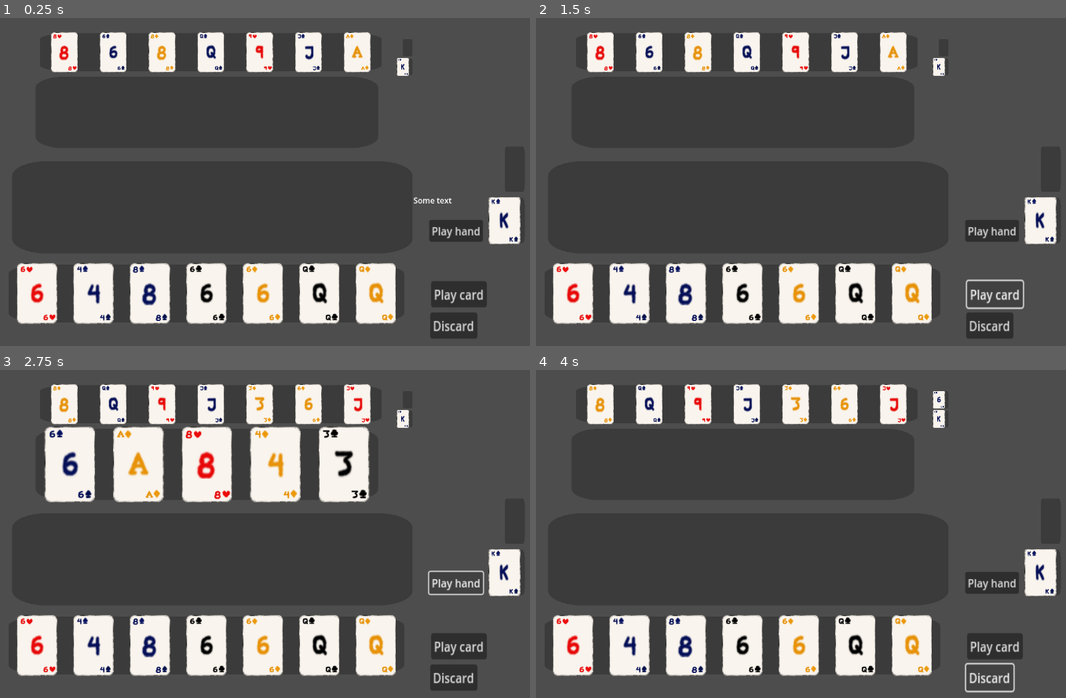
Above: before the commit, frames 1-4 (two rows, left to right).
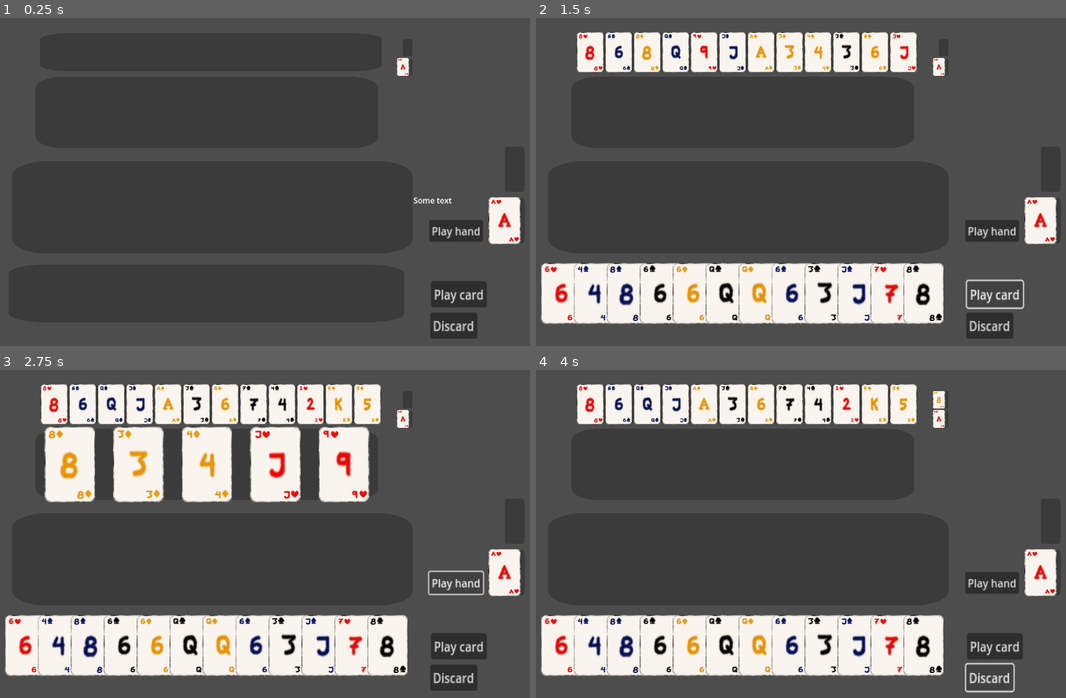
Above: after the commit, the same moments.

Repository: T33py/CardGame
Game: Godot game, scene res://TestScene.tscn
Same seed, same stepped clock (60 frames per second), same inputs: the game is played once before the commit and once after it.
Inputs:
- Up to frame 1 (0.25 s): no input
- Up to frame 2 (1.5 s): click "Play card" at 0.5 s; click "Play card" at 1.25 s
- Up to frame 3 (2.75 s): click "Play hand" at 2 s
- Up to frame 4 (4 s): click "Play hand" at 2.75 s; click "Discard" at 3.5 s

The runs differ from the first frame. In frame 1, 14% of the frame differs, in the area x 3-99%, y 4-94%; in frame 2, 13%; in frame 3, 14%; in frame 4, 13%.

Commit message:
Got dragging of cards implemented

Diff:
--- a/Cards/Card.gd
+++ b/Cards/Card.gd
@@ -3,9 +3,13 @@
 
 enum Suits  { Hearts, Diamonds, Clubs, Spades, }
 enum Values { Ace, One, Two, Three, Four, Five, Six, Seven, Eight, Nine, Ten, Jack, Queen, King, }
+enum States { InDeck, Discarded, InHand, InField, Moving }
 signal card_clicked(card: Card)
 signal mouse_hovers(card: Card)
 signal mouse_stopped_hovering(card: Card)
+signal picked_up(card: Card)
+var emitted_picked_up = false
+signal put_down(card: Card)
 
 var colors = {
 	Suits.Hearts: Color("ec0808"),
@@ -48,6 +52,8 @@
 
 @export var my_suit : Suits = Suits.Hearts
 @export var my_value: Values = Values.Ace
+var my_state: States = States.InDeck
+var remembered_state: States = States.InDeck
 
 var current_center_pattern
 var current_top_left_corner_value
@@ -63,7 +69,7 @@
 
 # Called when the node enters the scene tree for the first time.
 func _ready():
-	print("new card")
+#	print("new card")
 	end_of_drag_return_position = position
 	content = find_child("Content", false)
 	top_left_corner = content.find_child("TopLeftCorner", false)
@@ -88,7 +94,7 @@
 	if may_be_dragged:
 		not_click_timer += delta
 		if not_click_timer >= not_click_delay:
-			global_position = get_global_mouse_position()
+			being_dragged()
 	return
 
 func set_suit(suit: Suits):
@@ -158,13 +164,27 @@
 	return
 
 
+func being_dragged():
+	if !emitted_picked_up:
+		picked_up.emit(self)
+		emitted_picked_up = true
+	if my_state != States.Moving:
+		remembered_state = my_state
+		my_state = States.Moving
+	global_position = get_global_mouse_position()
+	return
+
 func end_of_being_dragged():
 	if not may_be_dragged:
 		return
 
 	may_be_dragged = false
 	global_position = end_of_drag_return_position
+	my_state = remembered_state
+	emitted_picked_up = false
 	not_click_timer = 0
+
+	put_down.emit(self)
 	return
 
 func _on_area_2d_mouse_entered():
--- a/Cards/CardDisplayArea.gd
+++ b/Cards/CardDisplayArea.gd
@@ -46,11 +46,12 @@
 
 	for i in range(segments):
 		var card = cards[i]
+		card.z_index = z_index + 1 + i
 		var card_height = card.get_height() * card.global_scale.y
 		card.scale *= target_height / card_height
 
 		# place card at left border in the middle of its interval at interval 'i'
-		var offset = left_border + ((interval * 0.5 + interval * i) * card_distance_modifier)# + (card_distance_offset/global_scale.x * i)
+		var offset = left_border + ((interval * 0.5 + interval * i) * card_distance_modifier) + (card_distance_offset/global_scale.x * i)
 		card.global_position = Vector2(offset, global_position.y)
 
 
--- a/Cards/Deck.gd
+++ b/Cards/Deck.gd
@@ -9,11 +9,18 @@
 
 @export var card_template: PackedScene
 @export var default: Defaults = Defaults.Default52
+var cards_to_set_up = []
+var deck_ready = false
 var all_cards: Array[Card] = []
 var cards: Array[Card] = []
 var cards_display: CardDisplayArea
 var discards: Array[Card] = []
 var discards_display:CardDisplayArea
+var do_things_later: DoThingsLater
+
+var currently_picked_up_card: Card = null
+var clear_currently_picked_up_card = false
+var pickup_clear_next = 0
 
 var random = RandomNumberGenerator.new()
 
@@ -25,6 +32,7 @@
 	discards_display = find_child("DiscardsDisplayArea", false)
 	discards_display.card_distance_modifier = 0
 	discards_display.card_distance_offset = 5
+	do_things_later = find_child("DoThingsLater", false)
 
 	setup_default_deck()
 	return # Replace with function body.
@@ -56,9 +64,48 @@
 func add_card(card: Card):
 	if card == null:
 		return
+	card.picked_up.connect(on_card_picked_up)
+#	card.put_down.connect(on_card_put_down)
+	card.put_down.connect(on_card_put_down)
+#	print("connected signals of " + str(card))
 	all_cards.append(card)
 	cards.append(card)
 	cards_display.place_card(card)
+	return
+
+func remove_card(card: Card):
+	if card == null:
+		return
+
+	print("REMOVE " + str(card) + " FROM DECK")
+	card.picked_up.disconnect(on_card_picked_up)
+	card.put_down.disconnect(on_card_put_down)
+	cards_display.remove_card(card)
+	remove_from_list(card, all_cards)
+	remove_from_list(card, cards)
+	return
+
+func on_card_picked_up(card: Card):
+	print("on card picked up " + str(card))
+	if card == null:
+		return
+	if currently_picked_up_card == null:
+		currently_picked_up_card = card
+		print("picked up " + str(card))
+		return
+
+	if currently_picked_up_card.z_index < card.z_index:
+		currently_picked_up_card.end_of_being_dragged()
+		currently_picked_up_card = card
+		print("picked up " + str(currently_picked_up_card))
+	else:
+		card.end_of_being_dragged()
+	return
+
+func on_card_put_down(card: Card):
+	print("on card put down " + str(card))
+	if card == null:
+		return
 	return
 
 func setup_default_deck():
@@ -75,14 +122,32 @@
 func setup_default52():
 	for suit in suits:
 		for value in values:
-			var card  = card_template.instantiate() as Card
-			add_child(card)
-			card.global_scale.x = 1
-			card.global_scale.y = 1
-			print(str(card))
-			add_card(card)
-			card.visible = true
-			print("Making: " + str(value) + " of " + str(suit))
-			card.set_suit(suit)
-			card.set_value(value)
+			cards_to_set_up.append([suit, value])
+	do_things_later.add_thing_to_do_each_frame(setup_next_playing_card)
 	return
+
+func setup_next_playing_card():
+	if len(cards_to_set_up) == 0:
+		do_things_later.remove_thing_to_do_each_frame(setup_next_playing_card)
+		deck_ready = true
+		return
+	var suit = cards_to_set_up[0][0]
+	var value = cards_to_set_up[0][1]
+	var card  = card_template.instantiate() as Card
+	add_child(card)
+	card.global_scale.x = 1
+	card.global_scale.y = 1
+	card.visible = true
+#			print("Making: " + str(value) + " of " + str(suit))
+	card.set_suit(suit)
+	card.set_value(value)
+	add_card(card)
+	cards_to_set_up.remove_at(0)
+	return
+
+func remove_from_list(item, list: Array):
+	for i in range(len(list)):
+		if list[i] == item:
+			list.remove_at(i)
+			break
+	return
--- a/Cards/Deck.tscn
+++ b/Cards/Deck.tscn
@@ -1,9 +1,10 @@
-[gd_scene load_steps=5 format=3 uid="uid://diaxixmrj6t2t"]
+[gd_scene load_steps=6 format=3 uid="uid://diaxixmrj6t2t"]
 
 [ext_resource type="Script" path="res://Cards/Deck.gd" id="1_jn2pq"]
 [ext_resource type="PackedScene" uid="uid://dvpn0452oidu1" path="res://Cards/Card.tscn" id="2_84ayr"]
 [ext_resource type="Texture2D" uid="uid://8ujeu6jiqytt" path="res://Art/UIArt/BG.png" id="3_mjgrq"]
 [ext_resource type="Script" path="res://Cards/CardDisplayArea.gd" id="4_r1abr"]
+[ext_resource type="PackedScene" uid="uid://ck8csy0t2wprb" path="res://Util/DoThingsLater.tscn" id="5_n6hyd"]
 
 [node name="Deck" type="Node2D"]
 script = ExtResource("1_jn2pq")
@@ -19,3 +20,5 @@
 position = Vector2(2, -1230)
 texture = ExtResource("3_mjgrq")
 script = ExtResource("4_r1abr")
+
+[node name="DoThingsLater" parent="." instance=ExtResource("5_n6hyd")]
--- a/Cards/Hand.gd
+++ b/Cards/Hand.gd
@@ -29,6 +29,8 @@
 
 func draw_random_card():
 	if deck != null:
+		if not deck.deck_ready:
+			return
 		if len(deck.cards) == 0:
 			return
 		var card: Card = deck.draw_random()
@@ -72,7 +74,7 @@
 	if len(cards_being_hovered) == 0:
 		return
 
-	print(cards_being_hovered)
+	print("hand " + str(cards_being_hovered))
 
 	for card in cards_being_hovered:
 		card.change_focused(false)
@@ -125,8 +127,8 @@
 		card = selected_card
 	if card == null:
 		return false
-#	print("Play card from hand")
-#	print("  " + str(card))
+	print("Play card from hand")
+	print("  " + str(card))
 
 	if play_area.play_card(card):
 		selected_card = null
@@ -152,12 +154,16 @@
 		if cards[c] == card:
 			cards.remove_at(c)
 			break
-	for c in range(len(cards_being_hovered)):
-		if cards[c] == card:
-			cards.remove_at(c)
-			break
 	card.disconnect("mouse_hovers", _player_hovers_over_card)
 	card.disconnect("mouse_stopped_hovering", _player_no_longer_hovers_over_card)
 	card.disconnect("card_clicked", _select_card)
 	display_area.remove_card(card)
+	remove_from_list(card, cards_being_hovered)
 	return
+
+func remove_from_list(item, list: Array):
+	for i in range(len(list)):
+		if list[i] == item:
+			list.remove_at(i)
+			break
+	return
--- a/Cards/Hand.tscn
+++ b/Cards/Hand.tscn
@@ -6,6 +6,7 @@
 
 [node name="Hand" type="Node2D"]
 script = ExtResource("1_352qs")
+base_handsize = 12
 
 [node name="DisplayArea" type="Sprite2D" parent="."]
 modulate = Color(0.14902, 0.14902, 0.14902, 0.443137)
--- a/Cards/PlayArea.gd
+++ b/Cards/PlayArea.gd
@@ -1,6 +1,9 @@
 extends Node2D
 class_name PlayArea
 
+signal currently_hovered
+signal no_longer_hovered
+signal lmb_up
 signal card_played
 signal hand_played
 
@@ -12,6 +15,7 @@
 var cards: Array[Card] = []
 var cards_being_hovered: Array[Card] = []
 var selected_card: Card = null
+var hovered = false
 
 # Called when the node enters the scene tree for the first time.
 func _ready():
@@ -25,6 +29,7 @@
 	return
 
 func play_card(card: Card)-> bool:
+	cards_being_hovered.clear()
 	if len(cards) >= number_of_cards_to_allow:
 		return false
 	cards.append(card)
@@ -36,6 +41,7 @@
 
 func play_hand():
 	hand_played.emit()
+	cards_being_hovered.clear()
 	return
 
 func clear():
@@ -94,3 +100,34 @@
 func _on_play_hand_pressed():
 	play_hand()
 	return
+
+
+func _on_area_2d_mouse_entered():
+	print("hovers pa")
+	hovered = true
+	currently_hovered.emit()
+	return
+
+
+func _on_area_2d_mouse_exited():
+	hovered = false
+	no_longer_hovered.emit()
+	return
+
+
+func _on_area_2d_input_event(viewport, event, shape_idx):
+	if event is InputEventMouseButton:
+		if hovered:
+			if event.button_index == MOUSE_BUTTON_LEFT and not event.pressed:
+				lmb_up.emit()
+		if event.button_index == MOUSE_BUTTON_LEFT and not event.pressed:
+			print("lmb up")
+	pass # Replace with function body.
+
+
+func remove_from_list(item, list: Array):
+	for i in range(len(list)):
+		if list[i] == item:
+			list.remove_at(i)
+			break
+	return
--- a/Cards/PlayArea.tscn
+++ b/Cards/PlayArea.tscn
@@ -1,8 +1,11 @@
-[gd_scene load_steps=4 format=3 uid="uid://bsj58duurpo3t"]
+[gd_scene load_steps=5 format=3 uid="uid://bsj58duurpo3t"]
 
 [ext_resource type="Script" path="res://Cards/PlayArea.gd" id="1_4gv8r"]
 [ext_resource type="Texture2D" uid="uid://8ujeu6jiqytt" path="res://Art/UIArt/BG.png" id="2_qy15m"]
 [ext_resource type="Script" path="res://Cards/CardDisplayArea.gd" id="3_8jc4v"]
+
+[sub_resource type="RectangleShape2D" id="RectangleShape2D_qiu6q"]
+size = Vector2(1922, 823)
 
 [node name="PlayArea" type="Node2D"]
 script = ExtResource("1_4gv8r")
@@ -11,3 +14,13 @@
 modulate = Color(0.14902, 0.14902, 0.14902, 0.443137)
 texture = ExtResource("2_qy15m")
 script = ExtResource("3_8jc4v")
+
+[node name="Area2D" type="Area2D" parent="."]
+
+[node name="CollisionShape2D" type="CollisionShape2D" parent="Area2D"]
+position = Vector2(1, -129.5)
+shape = SubResource("RectangleShape2D_qiu6q")
+
+[connection signal="input_event" from="Area2D" to="." method="_on_area_2d_input_event"]
+[connection signal="mouse_entered" from="Area2D" to="." method="_on_area_2d_mouse_entered"]
+[connection signal="mouse_exited" from="Area2D" to="." method="_on_area_2d_mouse_exited"]
--- /dev/null
+++ b/Player/Player.gd
@@ -0,0 +1,28 @@
+extends Node2D
+class_name Player
+
+@export var deck: Deck
+@export var hand: Hand
+@export var playarea: PlayArea
+
+# Called when the node enters the scene tree for the first time.
+func _ready():
+	playarea.lmb_up.connect(on_playarea_lmb_up)
+	pass # Replace with function body.
+
+
+# Called every frame. 'delta' is the elapsed time since the previous frame.
+func _process(delta):
+	pass
+
+func on_playarea_lmb_up():
+	var card = deck.currently_picked_up_card
+	print("try to play " + str(card))
+	if card == null:
+		return
+	if card not in hand.cards:
+		return
+
+	card.end_of_being_dragged()
+	hand.play_card(card)
+	return
--- /dev/null
+++ b/Player/Player.tscn
@@ -0,0 +1,6 @@
+[gd_scene load_steps=2 format=3 uid="uid://cbag0cl0xkr4y"]
+
+[ext_resource type="Script" path="res://Player/Player.gd" id="1_tpfm3"]
+
+[node name="Player" type="Node2D"]
+script = ExtResource("1_tpfm3")
--- a/TestScene.tscn
+++ b/TestScene.tscn
@@ -6,6 +6,7 @@
 [ext_resource type="PackedScene" uid="uid://bsj58duurpo3t" path="res://Cards/PlayArea.tscn" id="4_wl3in"]
 [ext_resource type="PackedScene" uid="uid://8gp6cu7uxu77" path="res://Util/HandPlayedTracker.tscn" id="5_tgm0c"]
 [ext_resource type="PackedScene" uid="uid://4rfawuf8j7rb" path="res://AI/BasicAI.tscn" id="6_dwy8h"]
+[ext_resource type="PackedScene" uid="uid://cbag0cl0xkr4y" path="res://Player/Player.tscn" id="7_2nne3"]
 
 [node name="TestScene" type="Node2D"]
 
@@ -14,18 +15,6 @@
 ai = NodePath("../BasicAI")
 player_play_area = NodePath("../PlayArea")
 ai_play_area = NodePath("../AIPlayArea")
-
-[node name="Hand" parent="." node_paths=PackedStringArray("deck", "play_area") instance=ExtResource("2_dh85x")]
-position = Vector2(483, 563)
-scale = Vector2(0.419673, 0.108841)
-deck = NodePath("../Deck")
-play_area = NodePath("../PlayArea")
-selected_card_y_offset = 200
-
-[node name="PlayArea" parent="." node_paths=PackedStringArray("deck") instance=ExtResource("4_wl3in")]
-position = Vector2(495, 387)
-scale = Vector2(0.424793, 0.174878)
-deck = NodePath("../Deck")
 
 [node name="PlayCardButton" type="Button" parent="."]
 offset_left = 941.0
@@ -75,6 +64,23 @@
 position = Vector2(893, 100)
 scale = Vector2(0.00996584, 0.0319674)
 
+[node name="Player" parent="." node_paths=PackedStringArray("deck", "hand", "playarea") instance=ExtResource("7_2nne3")]
+deck = NodePath("../Deck")
+hand = NodePath("../Hand")
+playarea = NodePath("../PlayArea")
+
+[node name="PlayArea" parent="." node_paths=PackedStringArray("deck") instance=ExtResource("4_wl3in")]
+position = Vector2(495, 387)
+scale = Vector2(0.424793, 0.174878)
+deck = NodePath("../Deck")
+
+[node name="Hand" parent="." node_paths=PackedStringArray("deck", "play_area") instance=ExtResource("2_dh85x")]
+position = Vector2(483, 563)
+scale = Vector2(0.419673, 0.108841)
+deck = NodePath("../Deck")
+play_area = NodePath("../PlayArea")
+selected_card_y_offset = 200
+
 [node name="Deck" parent="." instance=ExtResource("3_h1md0")]
 position = Vector2(1111, 414)
 scale = Vector2(0.0213682, 0.0851462)
--- /dev/null
+++ b/Util/DoThingsLater.gd
@@ -0,0 +1,35 @@
+extends Node2D
+
+class_name DoThingsLater
+
+var things_to_do_each_frame: Array[Callable] = []
+
+# Called when the node enters the scene tree for the first time.
+func _ready():
+	pass # Replace with function body.
+
+
+# Called every frame. 'delta' is the elapsed time since the previous frame.
+func _process(delta):
+	if len(things_to_do_each_frame) > 0:
+		for thing in things_to_do_each_frame:
+			thing.call()
+	return
+
+
+func add_thing_to_do_each_frame(thing: Callable):
+	if thing != null:
+		things_to_do_each_frame.append(thing)
+	return
+
+func remove_thing_to_do_each_frame(thing: Callable):
+	remove_from_list(thing, things_to_do_each_frame)
+	return
+
+func remove_from_list(item, list: Array):
+	for i in range(len(list)):
+		if list[i] == item:
+			list.remove_at(i)
+			print("removed a thing " + str(item))
+			break
+	return
--- /dev/null
+++ b/Util/DoThingsLater.tscn
@@ -0,0 +1,6 @@
+[gd_scene load_steps=2 format=3 uid="uid://ck8csy0t2wprb"]
+
+[ext_resource type="Script" path="res://Util/DoThingsLater.gd" id="1_pno6g"]
+
+[node name="DoThingsLater" type="Node2D"]
+script = ExtResource("1_pno6g")
Not shown: 1 places in TestScene.tscn that only renumber resources
